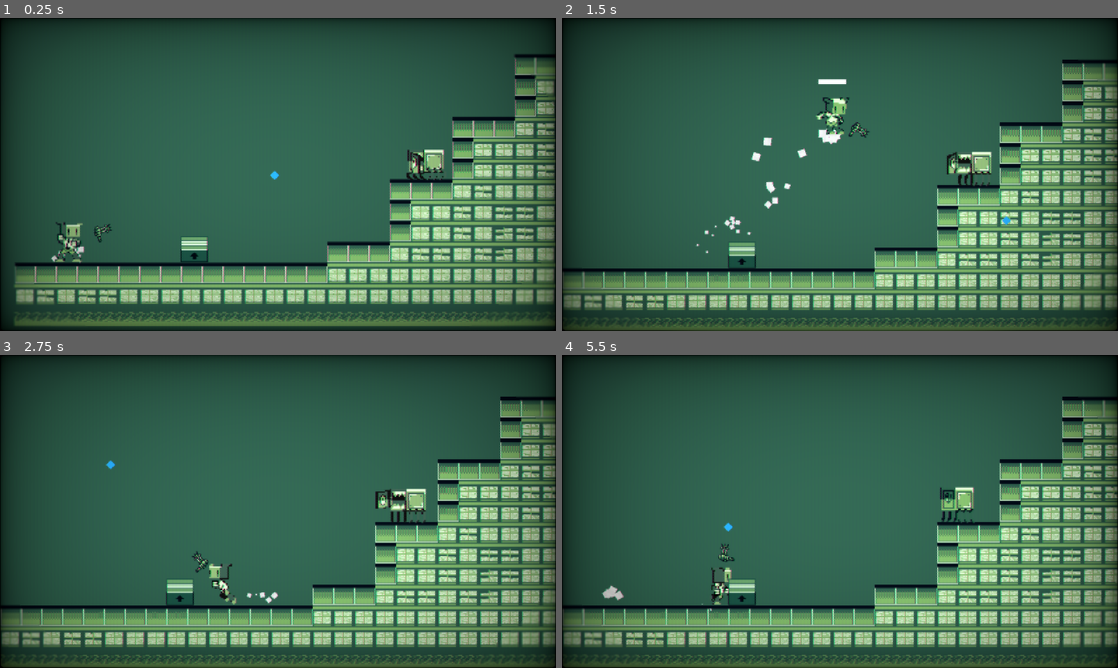
Above: before the commit, frames 1-4 (two rows, left to right).
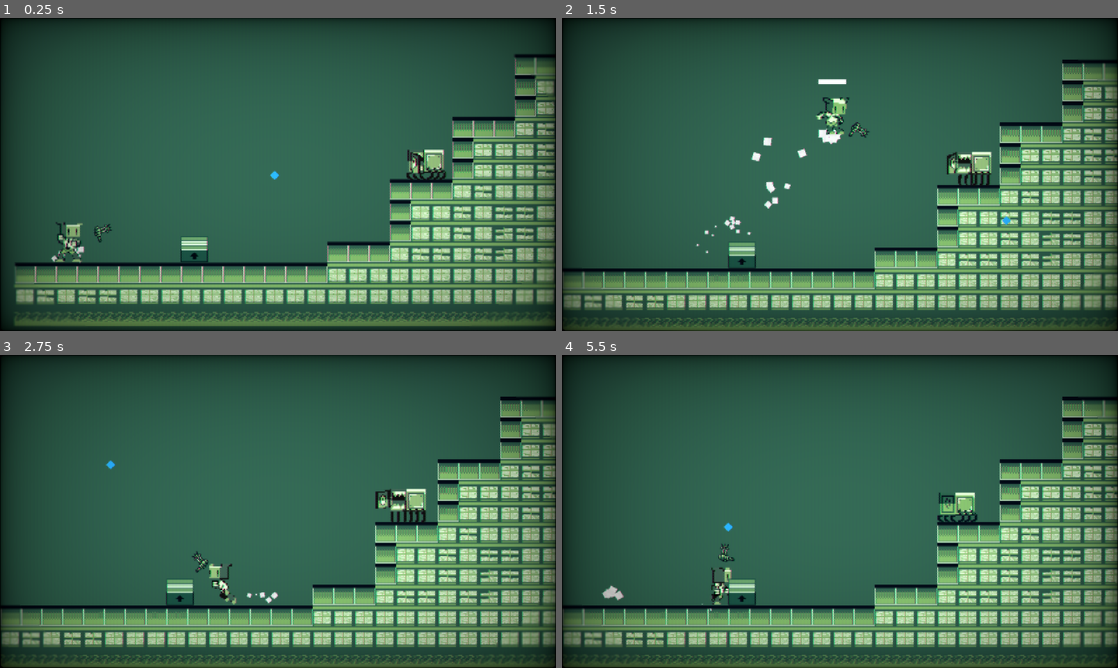
Above: after the commit, the same moments.

Repository: Joey451-OG/GMTK-24
Game: Godot game, scene res://levels/level1.tscn
The game is run twice, just before and just after one commit, with the same random seed, the same clock (stepped at 60 frames per second) and the same inputs. This scene is started directly instead of the project's main scene.
Inputs (mouse positions are in pixels of both pictures, inside the frame that each line leads up to):
- Up to frame 1 (0.25 s): no input
- Up to frame 2 (1.5 s): move the mouse to (745, 255) at 0.52 s; hold Shift (Sprint) 0.53-1.28 s; hold D (Right) from 0.53 s (still down); tap Space (Jump) at 0.77 s; move the mouse to (1006, 221) at 1.27 s; click (1006, 221) at 1.35 s
- Up to frame 3 (2.75 s): tap Space (Jump) at 1.52 s; move the mouse to (111, 464) at 2.02 s; release D (Right) at 2.03 s; hold A (Left) from 2.03 s (still down); hold Right mouse button (rightClick) from 2.03 s (still down)
- Up to frame 4 (5.5 s): move the mouse to (867, 511) at 2.77 s; release Right mouse button (rightClick) at 2.78 s; tap Mouse wheel down (scrollDown) at 2.85 s; tap Space (Jump) at 3.02, 3.77, 4.52 s; move the mouse to (756, 433) at 3.52 s; tap Mouse wheel up (scrollUp) at 3.6 s; move the mouse to (962, 495) at 4.27 s; release A (Left) at 4.28 s; hold D (Right) from 4.28 s (still down); tap Shift (Sprint) at 4.35 s; move the mouse to (728, 527) at 5.02 s; click (728, 527) at 5.1 s

The runs differ from the first frame. In frame 1, less than 0.1% of the frame differs, in the area x 76-81%, y 48-52%; in frame 2, less than 0.1%; in frame 3, less than 0.1%; in frame 4, 0.5%, in the area x 67-75%, y 42-54%.
Error in both runs: Attempt to call function '_reset_scene' in base 'null instance' on a null instance. (res://scripts/gdscript/player_body.gd:191)

Commit message:
added particles for Jack

Diff:
--- a/scenes/base_baddie.tscn
+++ b/scenes/base_baddie.tscn
@@ -169,7 +169,7 @@
 }],
 "loop": true,
 "name": &"idle",
-"speed": 10.0
+"speed": 8.0
 }]
 
 [sub_resource type="Animation" id="Animation_qceuj"]
@@ -196,8 +196,8 @@
 position = Vector2(5.96046e-08, -31)
 scale = Vector2(1.95455, 1.95455)
 sprite_frames = SubResource("SpriteFrames_q8y8g")
-animation = &"attack"
-frame_progress = 0.397501
+animation = &"idle"
+frame_progress = 0.911872
 script = ExtResource("4_ui201")
 
 [node name="AnimationPlayer" type="AnimationPlayer" parent="."]
Binary file added: assets/floor_particle.aseprite
Binary file changed: assets/mailbox.PNG
Binary file changed: assets/mailbox_atk.PNG
Binary file added: assets/packing-peanut-particle.png
Not shown: 1 places in levels/level1.tscn that only renumber resources
